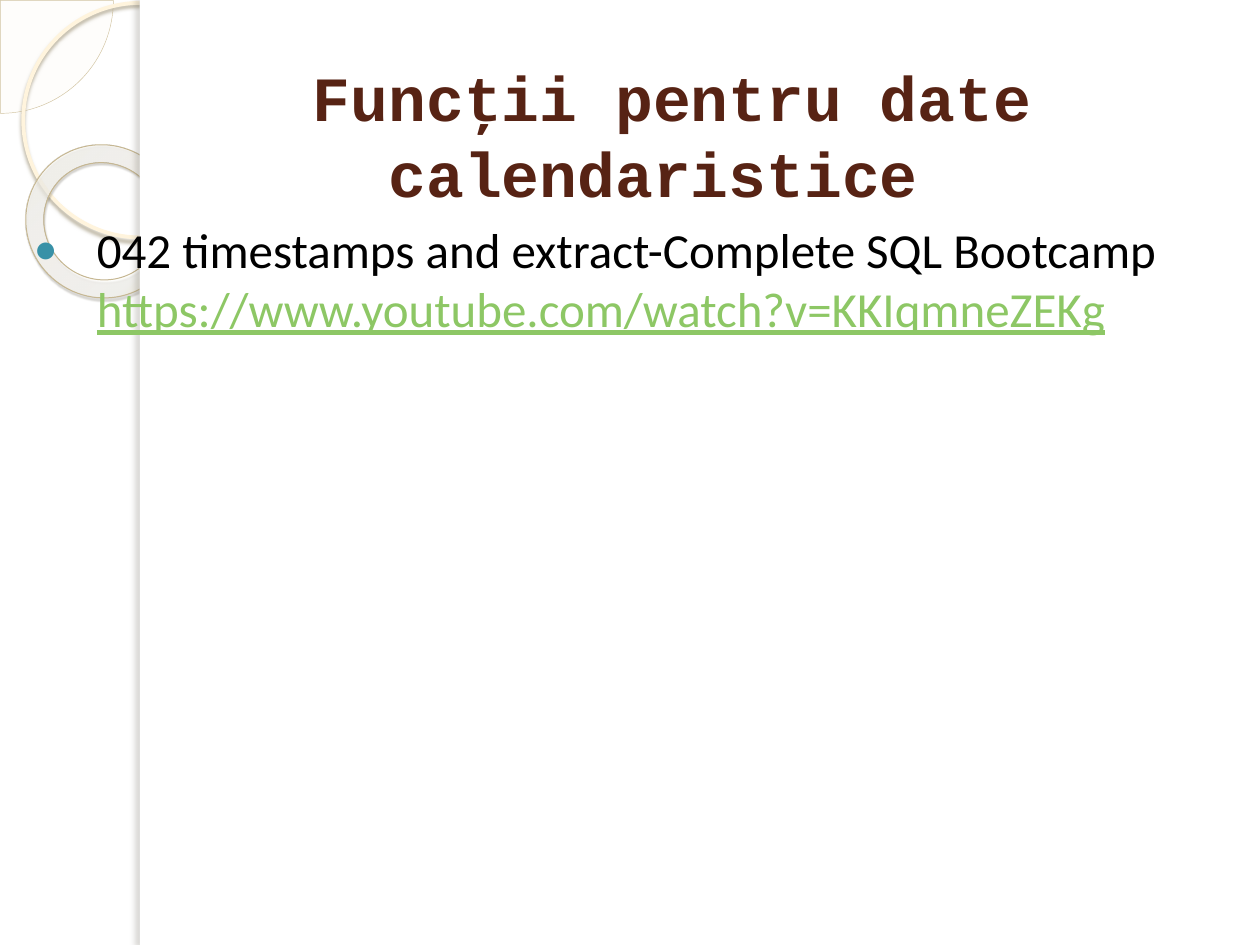
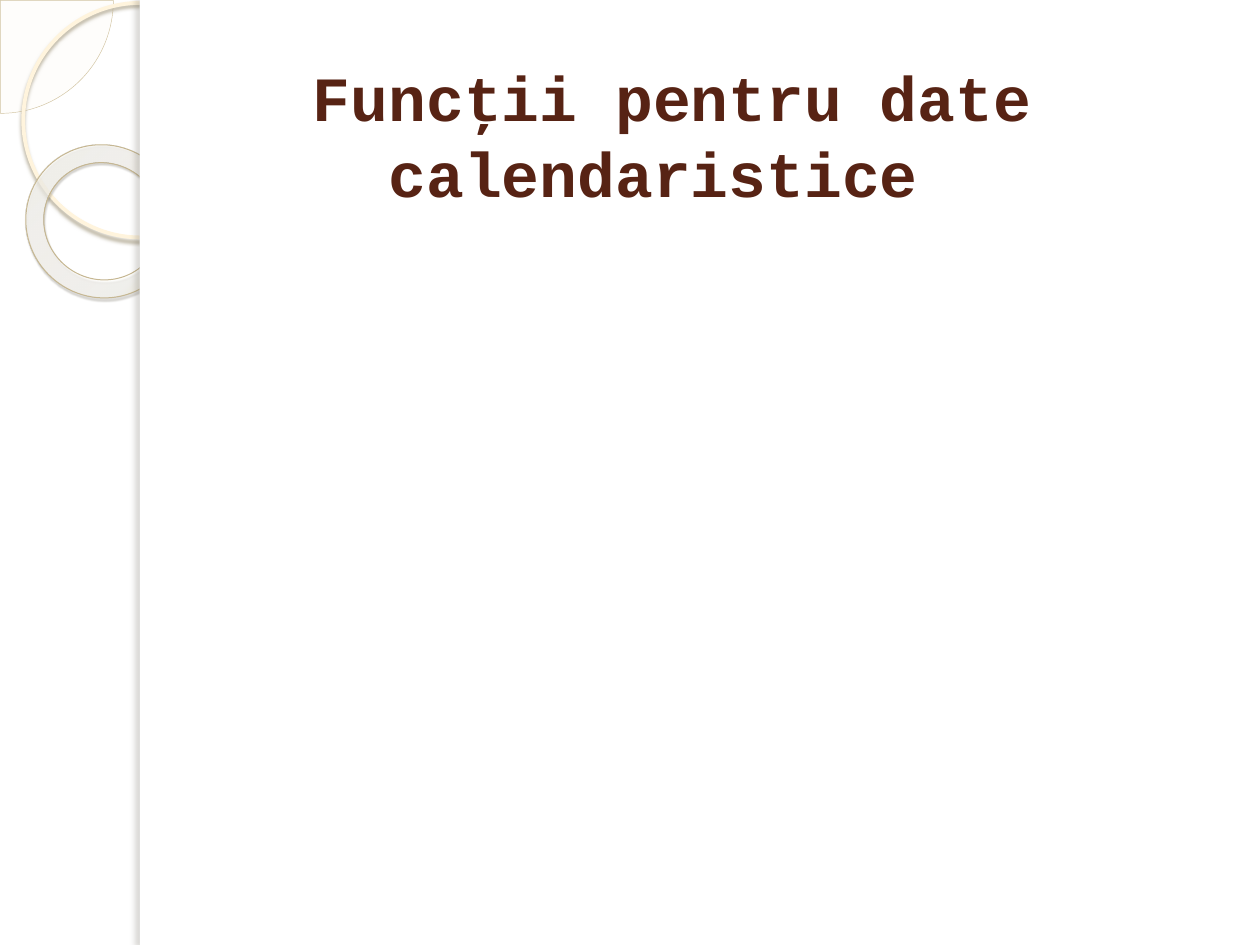
Before and after one commit to marinfotache/Baze-de-date-I, a slide deck: slide 16 of 11-13_SQL_Interogari - elemente de baza/12_SQL3_SELECT_Expresii si predicate.pptx. Drawn at 1260x945 pixels with LibreOffice and Linux fonts; fonts in the diff are those of the drawing; background and template pictures are left out. Boxes give left, top, right and bottom in pixels: in the first picture for what was removed or moved away, otherwise in the second. Text is boxed around its words. In the diff, an @@ line names an element or a change of style, - is before the commit and + after.

```diff
--- a/11-13_SQL_Interogari - elemente de baza/12_SQL3_SELECT_Expresii si predicate.pptx
+++ b/11-13_SQL_Interogari - elemente de baza/12_SQL3_SELECT_Expresii si predicate.pptx
@@ text removed at bbox=[97, 231, 1156, 336] @@
-● 042 timestamps and extract-Complete SQL Bootcamp https://www.youtube.com/watch?v=KKIqmneZEKg
```
Also in this commit, not shown: 5 other slides changed, 3 other files.
